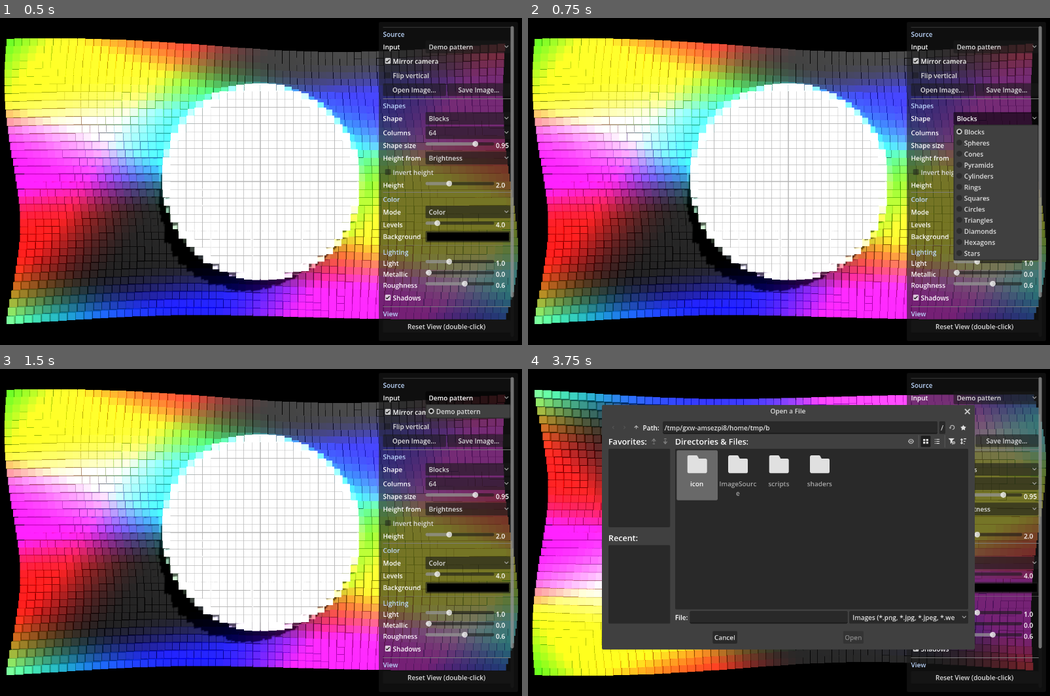
Above: before the commit, frames 1-4 (two rows, left to right).
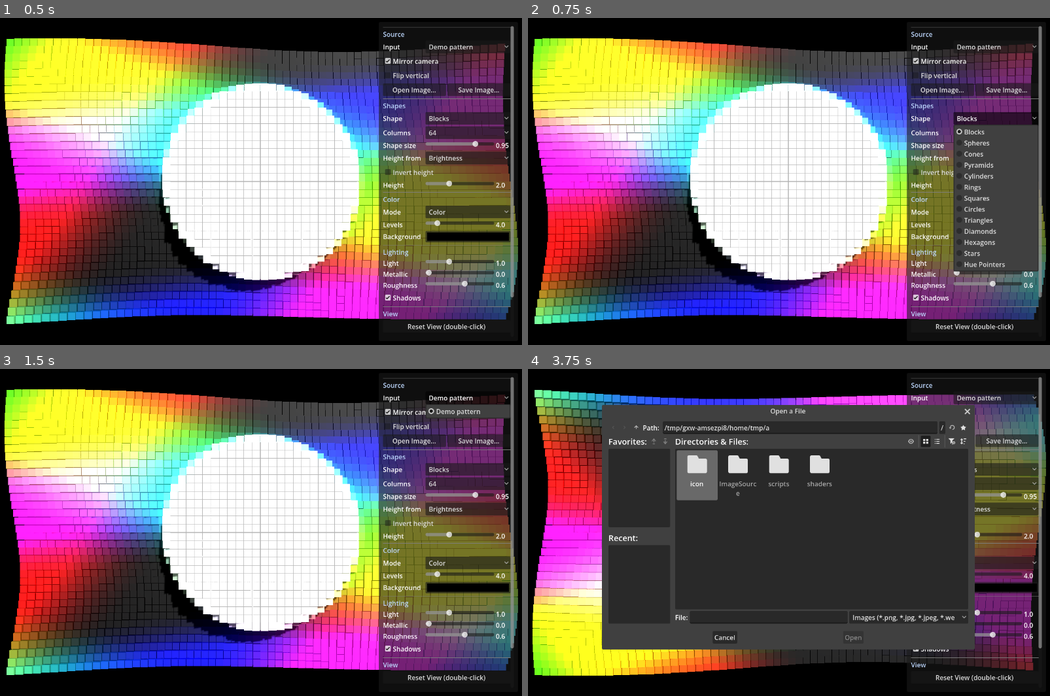
Above: after the commit, the same moments.

Repository: sjrankin/BumpCamG
Game: Godot game, scene res://main.tscn
Same seed, same stepped clock (60 frames per second), same inputs: the game is played once before the commit and once after it.
Inputs:
- Up to frame 1 (0.5 s): no input
- Up to frame 2 (0.75 s): click "Blocks" at 0.5 s
- Up to frame 3 (1.5 s): click "Demo pattern" at 1.25 s
- Up to frame 4 (3.75 s): click "Mirror camera" at 2 s; click "Flip vertical" at 2.75 s; click "Open Image…" at 3.5 s

Frame 1 is identical in both runs. In frame 2, 0.5% of the frame differs, in the area x 81-98%, y 74-78%; in frame 3, nothing differs; in frame 4, less than 0.1%.

Commit message:
Added extrusion to most shapes. Added hue triangle.

Diff:
--- a/scripts/grid_view.gd
+++ b/scripts/grid_view.gd
@@ -57,6 +57,7 @@
 		return
 	_multimesh.mesh = ShapeLibrary.make(new_shape)
 	material.set_shader_parameter("bar_mode", ShapeLibrary.is_bar(new_shape))
+	material.set_shader_parameter("hue_pointer", ShapeLibrary.is_hue_pointer(new_shape))
 
 
 func set_columns(count: int) -> void:
--- a/scripts/shape_library.gd
+++ b/scripts/shape_library.gd
@@ -7,7 +7,12 @@
 
 const NAMES: Array[String] = [
 	"Blocks", "Spheres", "Cones", "Pyramids", "Cylinders", "Rings",
-	"Squares", "Circles", "Triangles", "Diamonds", "Hexagons", "Stars",
+	"Squares", "Circles", "Triangles", "Diamonds", "Hexagons", "Stars", "Hue Pointers",
+]
+
+## Shapes built as prisms spanning z = -0.5..0.5, which the shader stretches into bars like Blocks.
+const BAR_SHAPES: Array[String] = [
+	"Blocks", "Rings", "Circles", "Triangles", "Diamonds", "Hexagons", "Stars", "Hue Pointers",
 ]
 
 static var _cache: Dictionary = {}
@@ -15,7 +20,12 @@
 
 ## True for shapes that the shader stretches along Z instead of lifting.
 static func is_bar(shape_name: String) -> bool:
-	return shape_name == "Blocks"
+	return shape_name in BAR_SHAPES
+
+
+## True for shapes the shader turns to point along the colour's hue.
+static func is_hue_pointer(shape_name: String) -> bool:
+	return shape_name == "Hue Pointers"
 
 
 static func make(shape_name: String) -> Mesh:
@@ -44,26 +54,25 @@
 		"Cylinders":
 			return _rotated(_cylinder(0.5, 0.5, 24), to_front)
 		"Rings":
-			var torus := TorusMesh.new()
-			torus.inner_radius = 0.3
-			torus.outer_radius = 0.5
-			torus.rings = 24
-			torus.ring_segments = 12
-			return _rotated(torus, to_front)
+			return _prism(_ngon(32, 0.5, 0.0), true, _ngon(32, 0.3, 0.0))
 		"Squares":
 			var quad := QuadMesh.new()
 			quad.size = Vector2.ONE
 			return quad
 		"Circles":
-			return _polygon(32, 1.0, 0.0)
+			return _prism(_ngon(32, 0.5, 0.0), true)
 		"Triangles":
-			return _polygon(3, 1.0, PI / 2.0)
+			return _prism(_ngon(3, 0.5, PI / 2.0), false)
 		"Diamonds":
-			return _polygon(4, 1.0, 0.0)
+			return _prism(_ngon(4, 0.5, 0.0), false)
 		"Hexagons":
-			return _polygon(6, 1.0, 0.0)
+			return _prism(_ngon(6, 0.5, 0.0), false)
 		"Stars":
-			return _polygon(5, 0.42, PI / 2.0)
+			return _prism(_star(5, 0.5, 0.42, PI / 2.0), false)
+		"Hue Pointers":
+			# An arrowhead that points up at hue 0; the shader turns it clockwise by the hue.
+			return _prism(PackedVector2Array([
+				Vector2(0.0, 0.5), Vector2(-0.2, -0.5), Vector2(0.0, -0.36), Vector2(0.2, -0.5)]), false)
 		_:
 			var box := BoxMesh.new()
 			box.size = Vector3.ONE
@@ -86,25 +95,82 @@
 	return st.commit()
 
 
-## A flat fan of triangles. `inner_ratio` below 1 alternates radii to make a star.
-static func _polygon(points: int, inner_ratio: float, start_angle: float) -> ArrayMesh:
-	var count := points * (2 if inner_ratio < 1.0 else 1)
-	var ring: Array[Vector3] = []
-	for k in count:
-		var radius := 0.5
-		if inner_ratio < 1.0 and k % 2 == 1:
-			radius *= inner_ratio
-		var angle := start_angle + TAU * float(k) / float(count)
-		ring.append(Vector3(cos(angle), sin(angle), 0.0) * radius)
+## Regular polygon outline, counter-clockwise, `radius` from the centre.
+static func _ngon(points: int, radius: float, start_angle: float) -> PackedVector2Array:
+	var outline := PackedVector2Array()
+	for k in points:
+		var angle := start_angle + TAU * float(k) / float(points)
+		outline.append(Vector2(cos(angle), sin(angle)) * radius)
+	return outline
+
+
+## Star outline alternating between `outer` and `outer * inner_ratio`.
+static func _star(points: int, outer: float, inner_ratio: float, start_angle: float) -> PackedVector2Array:
+	var outline := PackedVector2Array()
+	for k in points * 2:
+		var radius := outer if k % 2 == 0 else outer * inner_ratio
+		var angle := start_angle + TAU * float(k) / float(points * 2)
+		outline.append(Vector2(cos(angle), sin(angle)) * radius)
+	return outline
+
+
+## Extrudes a counter-clockwise outline (star-shaped about the origin) from z = -0.5 to 0.5. A `hole`
+## with the same point count makes a ring. `smooth` shades the side walls as a curved surface.
+## Godot treats clockwise triangles as front-facing.
+static func _prism(outline: PackedVector2Array, smooth: bool, hole := PackedVector2Array()) -> ArrayMesh:
 	var st := SurfaceTool.new()
 	st.begin(Mesh.PRIMITIVE_TRIANGLES)
+	var count := outline.size()
+	var has_hole := not hole.is_empty()
 	for k in count:
-		_add_front_vertex(st, Vector3.ZERO)
-		_add_front_vertex(st, ring[(k + 1) % count])
-		_add_front_vertex(st, ring[k])
+		var n := (k + 1) % count
+		var a := outline[k]
+		var b := outline[n]
+		var ia := hole[k] if has_hole else Vector2.ZERO
+		var ib := hole[n] if has_hole else Vector2.ZERO
+		# Front (+Z) and back (-Z) caps.
+		if has_hole:
+			_tri(st, Vector3(a.x, a.y, 0.5), Vector3(ia.x, ia.y, 0.5), Vector3(ib.x, ib.y, 0.5), Vector3.BACK)
+			_tri(st, Vector3(a.x, a.y, 0.5), Vector3(ib.x, ib.y, 0.5), Vector3(b.x, b.y, 0.5), Vector3.BACK)
+			_tri(st, Vector3(a.x, a.y, -0.5), Vector3(ib.x, ib.y, -0.5), Vector3(ia.x, ia.y, -0.5), Vector3.FORWARD)
+			_tri(st, Vector3(a.x, a.y, -0.5), Vector3(b.x, b.y, -0.5), Vector3(ib.x, ib.y, -0.5), Vector3.FORWARD)
+		else:
+			_tri(st, Vector3(0.0, 0.0, 0.5), Vector3(b.x, b.y, 0.5), Vector3(a.x, a.y, 0.5), Vector3.BACK)
+			_tri(st, Vector3(0.0, 0.0, -0.5), Vector3(a.x, a.y, -0.5), Vector3(b.x, b.y, -0.5), Vector3.FORWARD)
+		# Outer wall.
+		var edge := b - a
+		var flat := Vector3(edge.y, -edge.x, 0.0).normalized()
+		_wall(st, a, b, flat, a.normalized() if smooth else flat, b.normalized() if smooth else flat)
+		# Inner wall of a ring faces the centre.
+		if has_hole:
+			var inner_edge := ib - ia
+			var inward := Vector3(-inner_edge.y, inner_edge.x, 0.0).normalized()
+			_wall(st, ib, ia, inward, ib.normalized() * -1.0, ia.normalized() * -1.0)
 	return st.commit()
 
 
-static func _add_front_vertex(st: SurfaceTool, position: Vector3) -> void:
-	st.set_normal(Vector3.BACK)
+## One side wall from `a` to `b` (counter-clockwise as seen from outside the wall's normal side).
+static func _wall(st: SurfaceTool, a: Vector2, b: Vector2, flat: Vector3, normal_a: Variant, normal_b: Variant) -> void:
+	var na: Vector3 = normal_a if normal_a is Vector3 else Vector3(normal_a.x, normal_a.y, 0.0)
+	var nb: Vector3 = normal_b if normal_b is Vector3 else Vector3(normal_b.x, normal_b.y, 0.0)
+	var af := Vector3(a.x, a.y, 0.5)
+	var bf := Vector3(b.x, b.y, 0.5)
+	var bb := Vector3(b.x, b.y, -0.5)
+	var ab := Vector3(a.x, a.y, -0.5)
+	_vert(st, af, na)
+	_vert(st, bf, nb)
+	_vert(st, bb, nb)
+	_vert(st, af, na)
+	_vert(st, bb, nb)
+	_vert(st, ab, na)
+
+
+static func _tri(st: SurfaceTool, p0: Vector3, p1: Vector3, p2: Vector3, normal: Vector3) -> void:
+	_vert(st, p0, normal)
+	_vert(st, p1, normal)
+	_vert(st, p2, normal)
+
+
+static func _vert(st: SurfaceTool, position: Vector3, normal: Vector3) -> void:
+	st.set_normal(normal)
 	st.add_vertex(position)
--- a/shaders/bumps.gdshader
+++ b/shaders/bumps.gdshader
@@ -12,6 +12,7 @@
 uniform float height_amount = 2.0;
 uniform int height_mode = 1;
 uniform bool height_invert = false;
+uniform bool hue_pointer = false;
 uniform bool bar_mode = true;
 uniform int color_mode = 0;
 uniform float levels = 4.0;
@@ -69,6 +70,13 @@
 	float h = clamp(height_value(c), 0.0, 1.0) * height_amount;
 	cell_color = srgb_to_linear(c);
 
+	if (hue_pointer) {
+		// Turn clockwise by the hue of the sampled colour (0 = up, a quarter turn = red-to-green).
+		float angle = -rgb_to_hsv(texelFetch(grid_tex, cell, 0).rgb).x * 6.28318530718;
+		mat2 turn = mat2(vec2(cos(angle), sin(angle)), vec2(-sin(angle), cos(angle)));
+		VERTEX.xy = turn * VERTEX.xy;
+		NORMAL.xy = turn * NORMAL.xy;
+	}
 	if (bar_mode) {
 		VERTEX.xy *= cell_size * shape_size;
 		VERTEX.z = (VERTEX.z + 0.5) * max(h, cell_size * 0.1);
